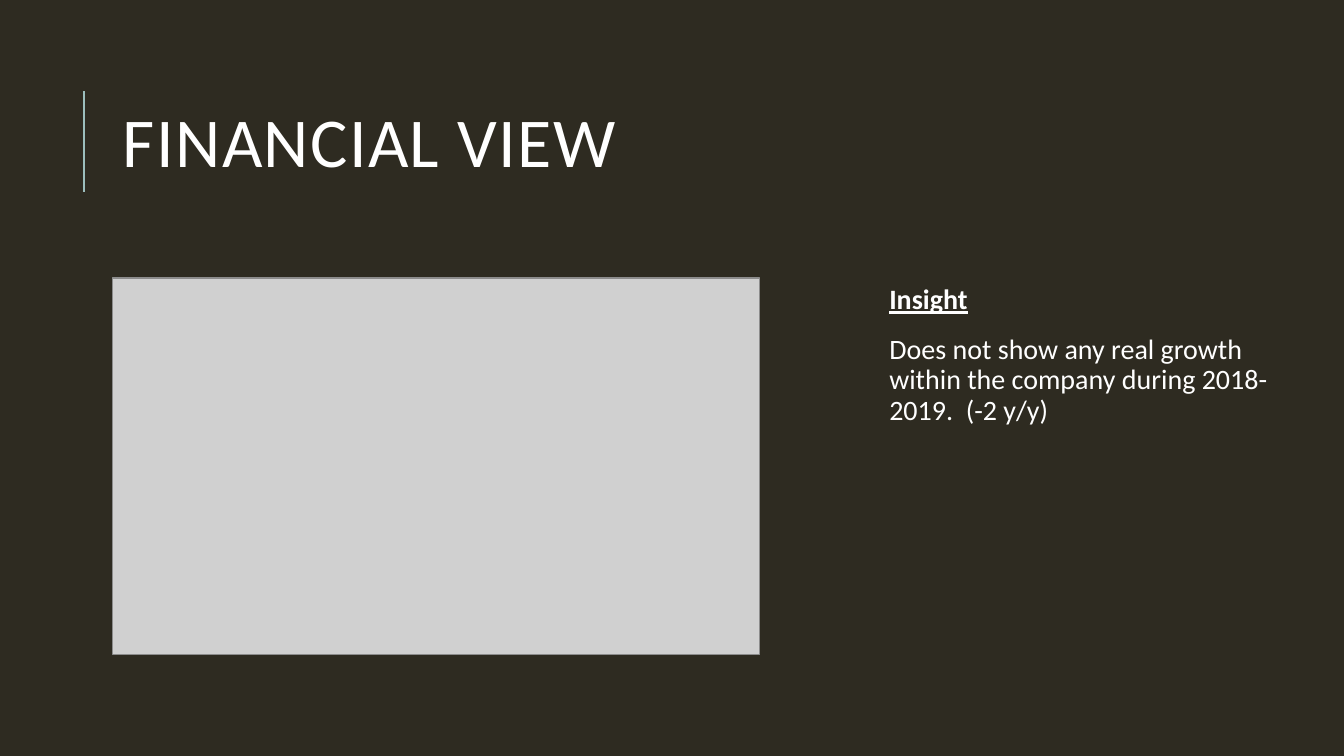
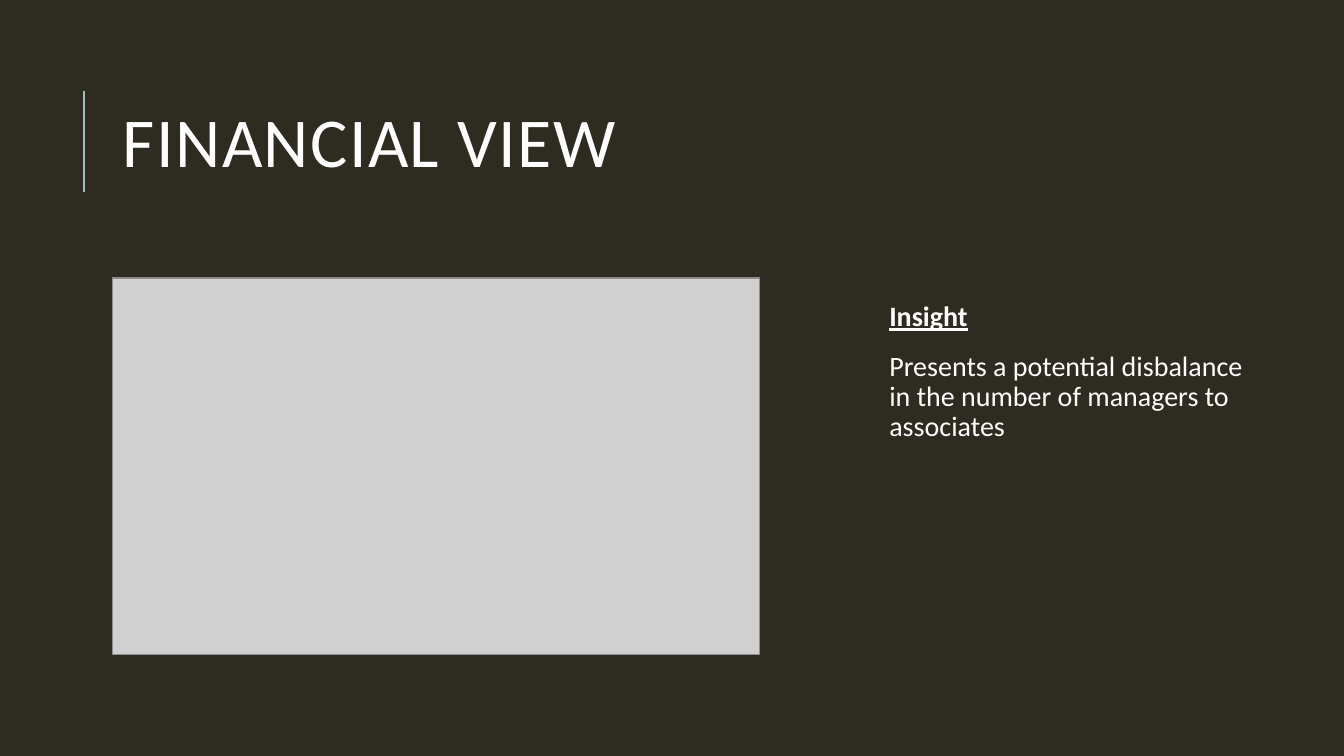
Before and after one commit to EnglishSid/DataFellowship, a slide deck: slide 4 of Feb2021/DataVisuals/Data Visualization.pptx. Drawn at 1344x756 pixels with LibreOffice and Linux fonts; fonts in the diff are those of the drawing; grey boxes stand for pictures. Boxes give left, top, right and bottom in pixels: in the first picture for what was removed or moved away, otherwise in the second. Text is boxed around its words. In the diff, an @@ line names an element or a change of style, - is before the commit and + after.

```diff
--- a/Feb2021/DataVisuals/Data Visualization.pptx
+++ b/Feb2021/DataVisuals/Data Visualization.pptx
@@ text at <box>889,356,1243,436</box>: text changed @@
-Does not show any real growth within the company during 2018-2019. (-2 y/y)
+Presents a potential disbalance in the number of managers to associates
```
Also in this commit, not shown: 1 other slide changed, 4 other files.
